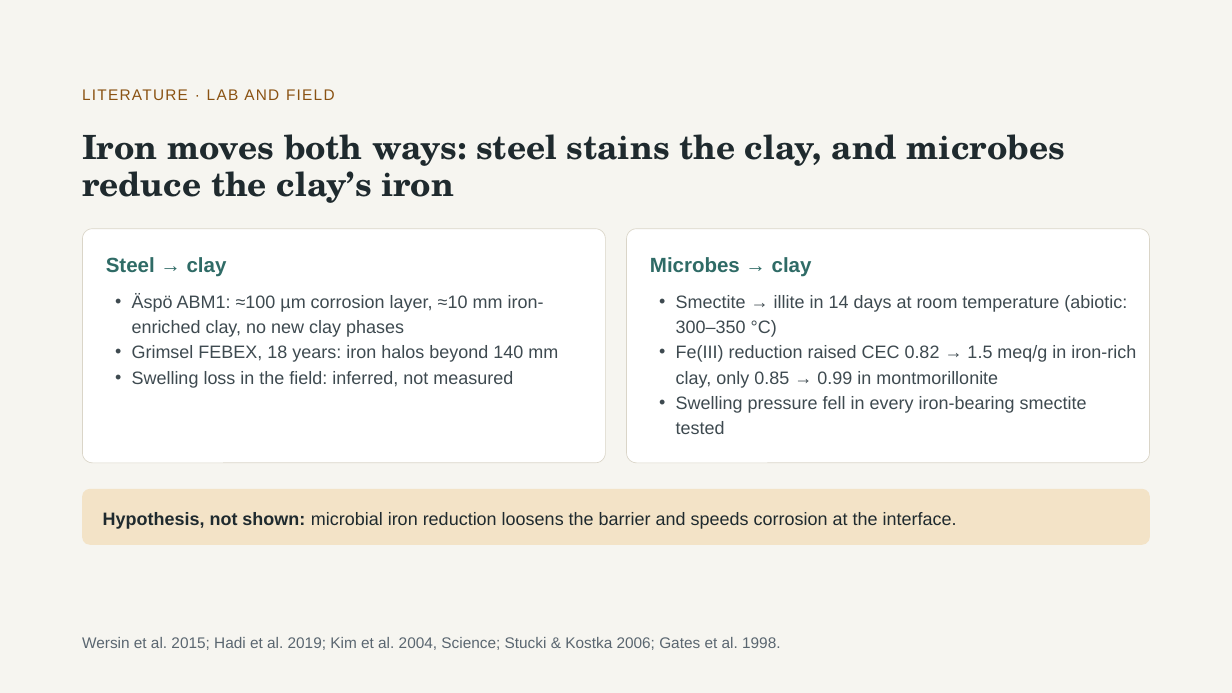
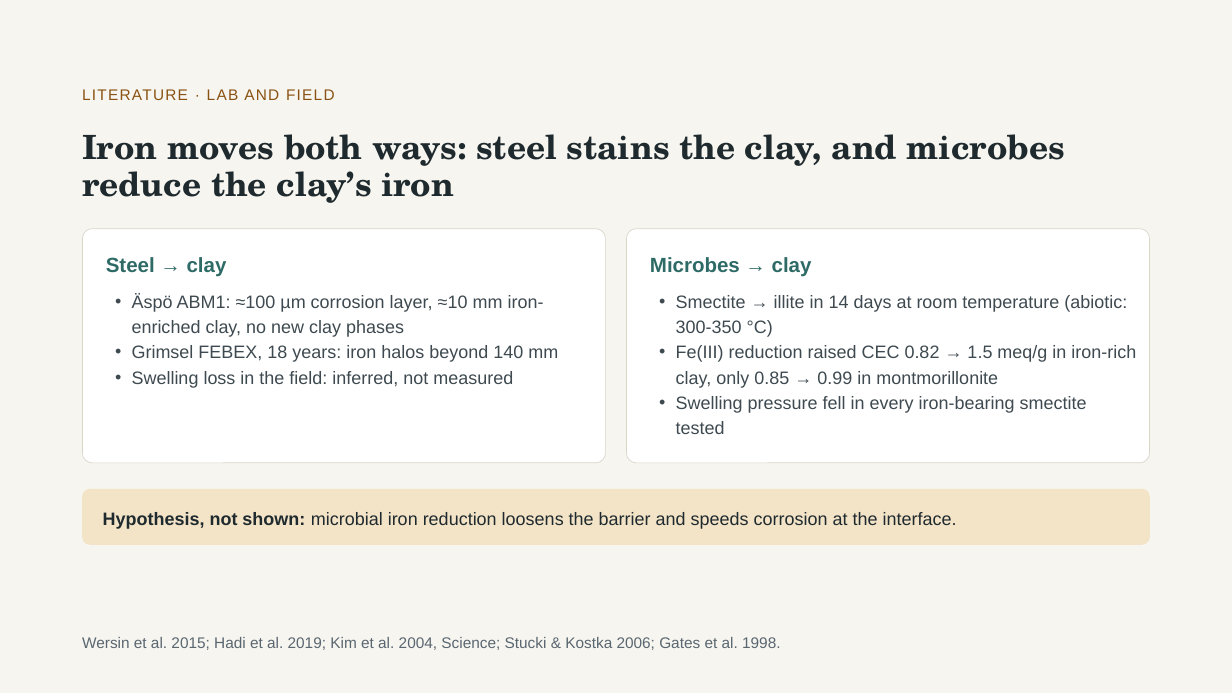
Before and after one commit to aurascoper/flow-cytometry-model-bridge, a slide deck: slide 6 of presentations/Clay_Microbes_Metal_22slides_Flow_Cytometry_Addendum.pptx. Drawn at 1232x693 pixels with LibreOffice and Linux fonts; fonts in the diff are those of the drawing. Boxes give left, top, right and bottom in pixels: in the first picture for what was removed or moved away, otherwise in the second. Text is boxed around its words. In the diff, an @@ line names an element or a change of style, - is before the commit and + after.

```diff
--- a/presentations/Clay_Microbes_Metal_22slides_Flow_Cytometry_Addendum.pptx
+++ b/presentations/Clay_Microbes_Metal_22slides_Flow_Cytometry_Addendum.pptx
@@ text at [676, 295, 1127, 337]: text changed @@
-• Smectite → illite in 14 days at room temperature (abiotic: 300–350 °C)
+• Smectite → illite in 14 days at room temperature (abiotic: 300-350 °C)
```
Also in this commit, not shown: 14 other slides changed, 35 other files.
